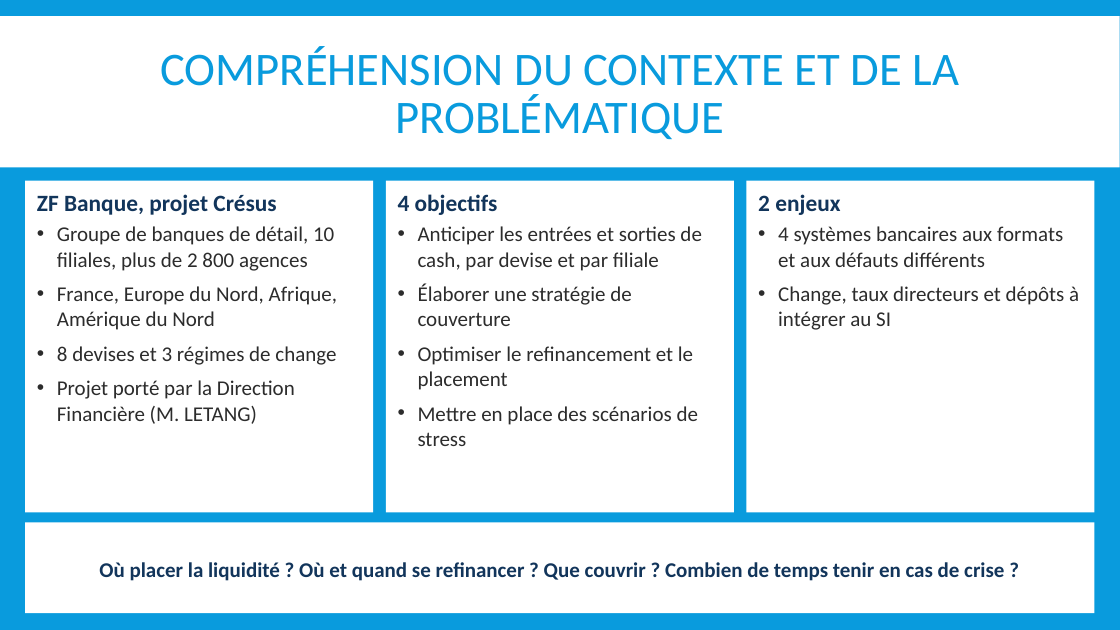
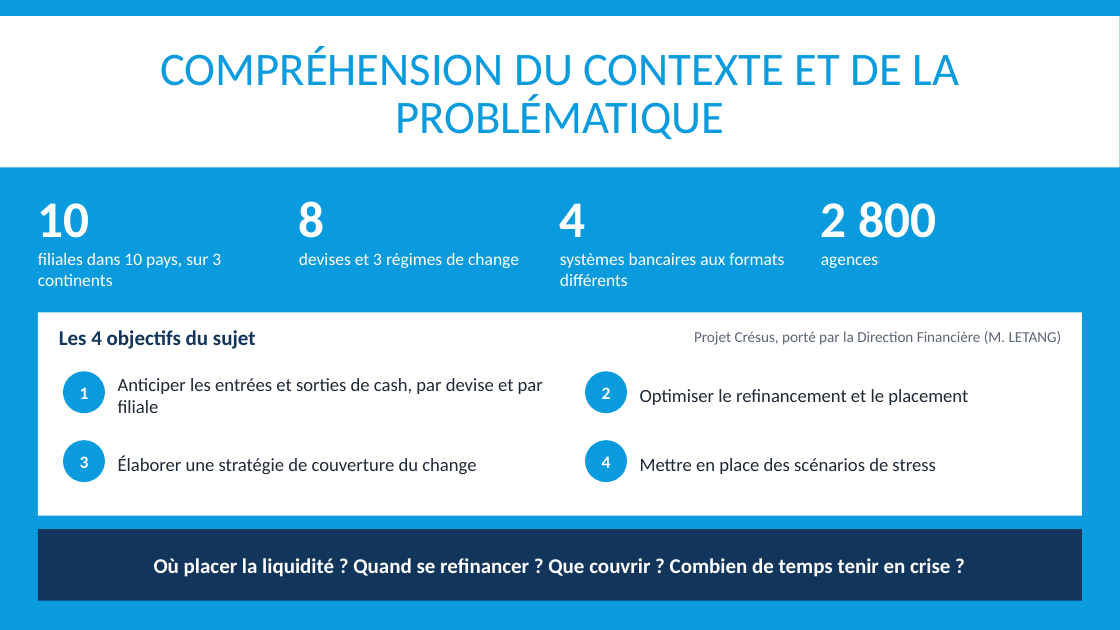
Before and after one commit to mehdi182003/projet_bi_finance, a slide deck: slide 3 of livrables/04_IBI_SUPPORT_SOUTENANCE_BI-predictive-Finance_G5.pptx. Drawn at 1120x630 pixels with LibreOffice and Linux fonts; fonts in the diff are those of the drawing. Boxes give left, top, right and bottom in pixels: in the first picture for what was removed or moved away, otherwise in the second. Text is boxed around its words. In the diff, an @@ line names an element or a change of style, - is before the commit and + after.

```diff
--- a/livrables/04_IBI_SUPPORT_SOUTENANCE_BI-predictive-Finance_G5.pptx
+++ b/livrables/04_IBI_SUPPORT_SOUTENANCE_BI-predictive-Finance_G5.pptx
@@ rectangle removed at (25, 181, 373, 513) @@
-ZF Banque, projet Crésus
-• Groupe de banques de détail, 10 filiales, plus de 2 800 agences
-• France, Europe du Nord, Afrique, Amérique du Nord
-• 8 devises et 3 régimes de change
-• Projet porté par la Direction Financière (M. LETANG)
@@ text added at (38, 203, 221, 286), 15 pt, text #FFFFFF @@
+10
+filiales dans 10 pays, sur 3 continents
@@ text added at (299, 201, 519, 268), 15 pt, text #FFFFFF @@
+8
+devises et 3 régimes de change
@@ rectangle removed at (386, 181, 734, 513) @@
-4 objectifs
-• Anticiper les entrées et sorties de cash, par devise et par filiale
-• Élaborer une stratégie de couverture
-• Optimiser le refinancement et le placement
-• Mettre en place des scénarios de stress
@@ text at (560, 203, 784, 286): text changed; size 18 to 15 pt; text colour #2C2C2C to #FFFFFF @@
-2 enjeux
-• 4 systèmes bancaires aux formats et aux défauts différents
-• Change, taux directeurs et dépôts à intégrer au SI
+4
+systèmes bancaires aux formats différents
@@ text "4": place and size @@
-text "4" at (747, 181, 1095, 513)
+text "4" at (560, 203, 784, 286)
@@ text "4" at (560, 203, 784, 286): fill #FFFFFF to none @@
@@ text added at (821, 201, 936, 268), 15 pt, text #FFFFFF @@
+2 800
+agences
@@ rectangle added at (38, 313, 1082, 516), fill #FFFFFF @@
@@ text added at (59, 330, 256, 349), 18 pt, text #12355B, bold @@
+Les 4 objectifs du sujet
@@ text added at (694, 331, 1062, 345), 13 pt, text #5B6675 @@
+Projet Crésus, porté par la Direction Financière (M. LETANG)
@@ ellipse added at (63, 371, 105, 413), fill #099BDD, 15 pt, text #FFFFFF, bold @@
+1
@@ text added at (118, 378, 543, 413), 16 pt, text #1F2A37 @@
+Anticiper les entrées et sorties de cash, par devise et par filiale
@@ ellipse added at (585, 371, 627, 413), fill #099BDD, 15 pt, text #FFFFFF, bold @@
+2
@@ text added at (640, 389, 968, 405), 16 pt, text #1F2A37 @@
+Optimiser le refinancement et le placement
@@ ellipse added at (63, 440, 105, 482), fill #099BDD, 15 pt, text #FFFFFF, bold @@
+3
@@ ellipse added at (585, 440, 627, 482), fill #099BDD, 15 pt, text #FFFFFF, bold @@
+4
@@ text added at (118, 455, 476, 474), 16 pt, text #1F2A37 @@
+Élaborer une stratégie de couverture du change
@@ text added at (640, 458, 935, 474), 16 pt, text #1F2A37 @@
+Mettre en place des scénarios de stress
@@ rectangle "Où placer la liquidité ? ...": place and size @@
-rectangle "Où placer la liquidité ? ..." at (25, 523, 1095, 613)
+rectangle "Où placer la liquidité ? ..." at (38, 529, 1082, 601)
@@ rectangle "Où placer la liquidité ? ..." at (38, 529, 1082, 601): fill #FFFFFF to #12355B @@
@@ text in rectangle at (154, 558, 950, 577): text changed; text colour #12355B to #FFFFFF @@
-Où placer la liquidité ? Où et quand se refinancer ? Que couvrir ? Combien de temps tenir en cas de crise ?
+Où placer la liquidité ? Quand se refinancer ? Que couvrir ? Combien de temps tenir en crise ?
```
Also in this commit, not shown: 13 other slides changed, 10 other files.
